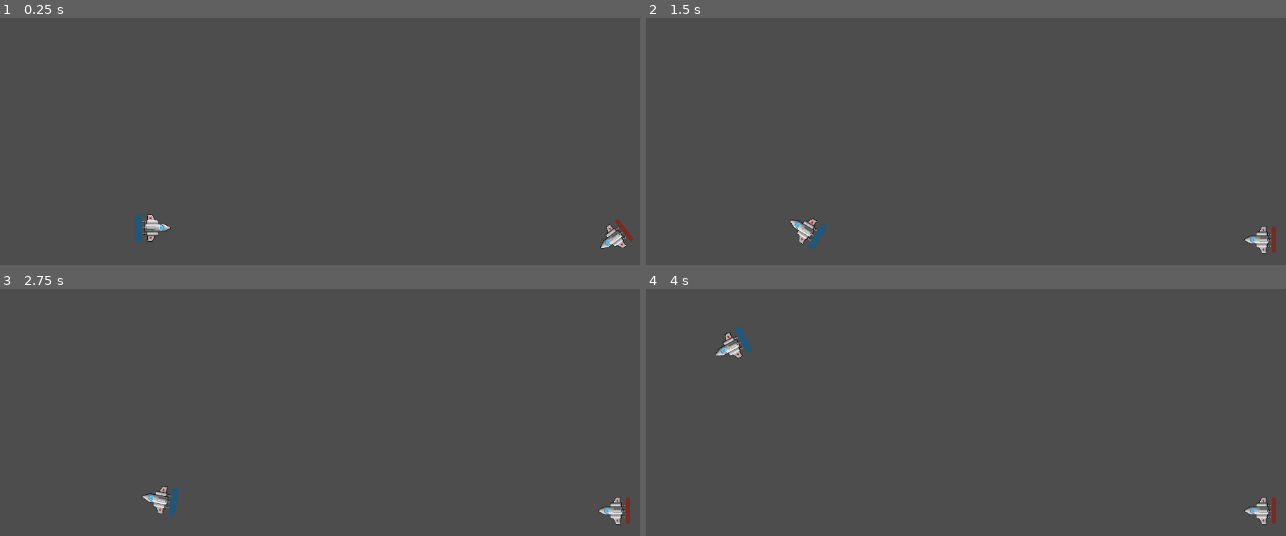
Above: before the commit, frames 1-4 (two rows, left to right).
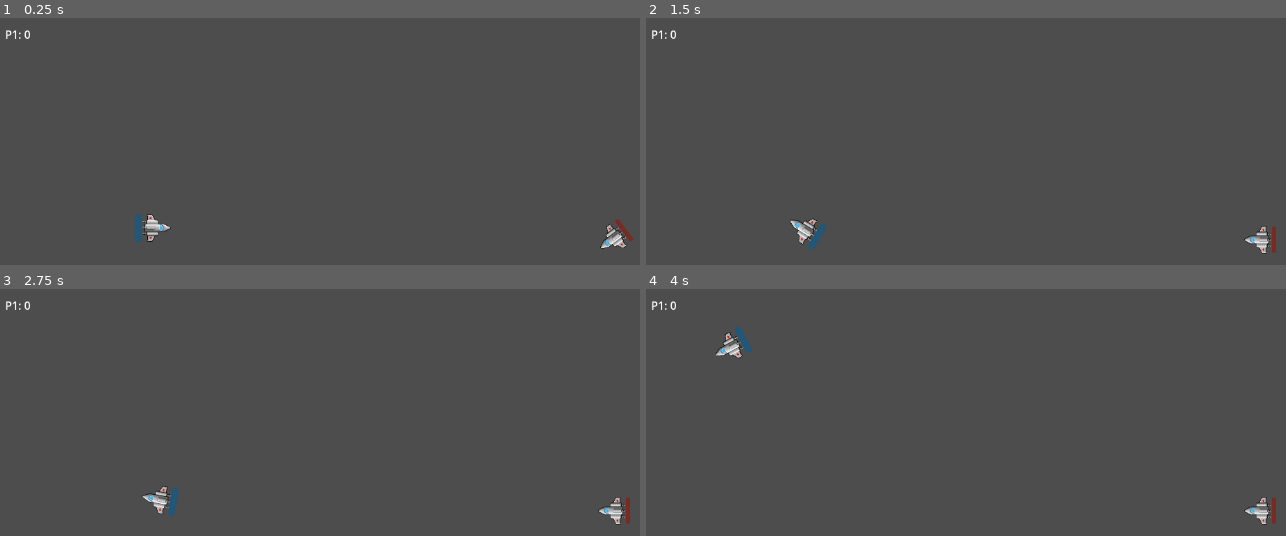
Above: after the commit, the same moments.

Repository: GreatSandwiches/Orbital-Obliteration
Game: Godot game, scene res://Scenes/level.tscn
Two runs of this game, one before a commit and one after it. Both use one fixed random seed, a clock stepped at 60 frames per second and the inputs below.
Inputs:
- Up to frame 1 (0.25 s): no input
- Up to frame 2 (1.5 s): hold Right (ui_right) 0.53-1.28 s; hold Left (ui_left) from 1.28 s (still down)
- Up to frame 3 (2.75 s): release Left (ui_left) at 2.03 s; hold Right (ui_right) from 2.03 s (still down)
- Up to frame 4 (4 s): release Right (ui_right) at 2.78 s; hold Up (ui_up) 2.78-3.53 s; hold Left (ui_left) from 3.53 s (still down)

The runs differ from the first frame. In frame 1, less than 0.1% of the frame differs, in the area x 0-5%, y 4-9%; in frame 2, less than 0.1%; in frame 3, less than 0.1%; in frame 4, less than 0.1%.

Commit message:
Adding scoreboard

Diff:
--- a/Scenes/level.gd
+++ b/Scenes/level.gd
@@ -2,7 +2,12 @@
 
 extends Node2D
 
+@onready var global = get_node("/root/Global")
 @onready var camera = get_node("Camera2D")
 
 func _ready():
 	CameraLimits.set_limits(camera.limit_left, camera.limit_right, camera.limit_top, camera.limit_bottom)
+
+
+func _process(delta):
+	$P1_score.text = ("P1: " + str(global.p1_score))
--- a/Scenes/level.tscn
+++ b/Scenes/level.tscn
@@ -21,3 +21,10 @@
 limit_top = 0
 limit_right = 1150
 limit_bottom = 650
+
+[node name="P1_score" type="Label" parent="."]
+offset_left = 14.0
+offset_top = 13.0
+offset_right = 190.0
+offset_bottom = 63.0
+text = "P1:"
--- /dev/null
+++ b/Scripts/global.gd
@@ -0,0 +1,12 @@
+extends Node
+
+var p1_score = 0
+var p2_score = 0
+# Called when the node enters the scene tree for the first time.
+func _ready():
+	pass # Replace with function body.
+
+
+# Called every frame. 'delta' is the elapsed time since the previous frame.
+func _process(delta):
+	pass
--- a/Scripts/player1.gd
+++ b/Scripts/player1.gd
@@ -48,7 +48,7 @@
 	can_shoot = true
 
 func _process(delta):
-	print(position)
+	#print(position)
 	# Constrain the player's position within the camera limits
 	position.x = clamp(position.x, CameraLimits.limit_left, CameraLimits.limit_right)
 	position.y = clamp(position.y, CameraLimits.limit_top, CameraLimits.limit_bottom)
--- a/Scripts/player2.gd
+++ b/Scripts/player2.gd
@@ -1,5 +1,6 @@
 extends CharacterBody2D
 
+@onready var global = get_node("/root/Global")
 var speed = 10000
 var acceleration = 0
 var target_rotation = 3.14
@@ -35,6 +36,8 @@
 
 func die():
 	health = 100
+	global.p1_score += 1
+	print(global.p1_score)
 	update_health_bar()
 	get_tree().reload_current_scene()
 
@@ -48,6 +51,7 @@
 	can_shoot = true
 
 func _process(delta):
+	print(global.p1_score)
 	# Constrain the player's position within the camera limits
 	position.x = clamp(position.x, CameraLimits.limit_left, CameraLimits.limit_right)
 	position.y = clamp(position.y, CameraLimits.limit_top, CameraLimits.limit_bottom)
--- a/project.godot
+++ b/project.godot
@@ -18,6 +18,7 @@
 [autoload]
 
 CameraLimits="*res://Scripts/CameraLimits.gd"
+Global="*res://Scripts/global.gd"
 
 [input]
 
Not shown: 1 places in Scenes/level.tscn that only renumber resources
Not shown: 1 places in Scenes/player1.tscn that only renumber resources
